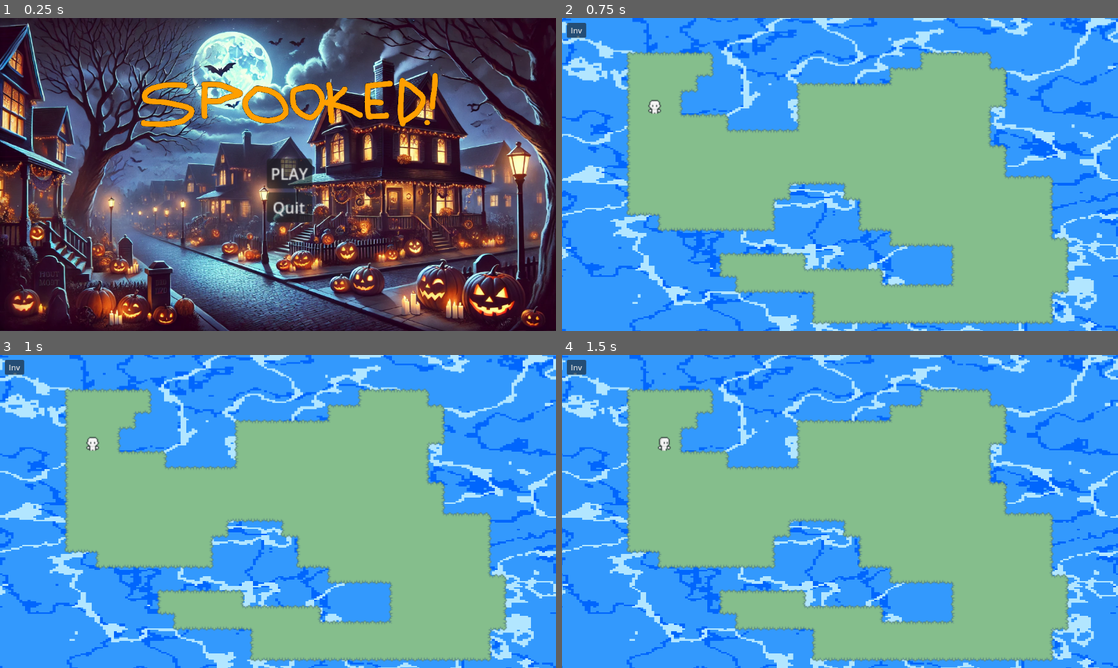
Above: before the commit, frames 1-4 (two rows, left to right).
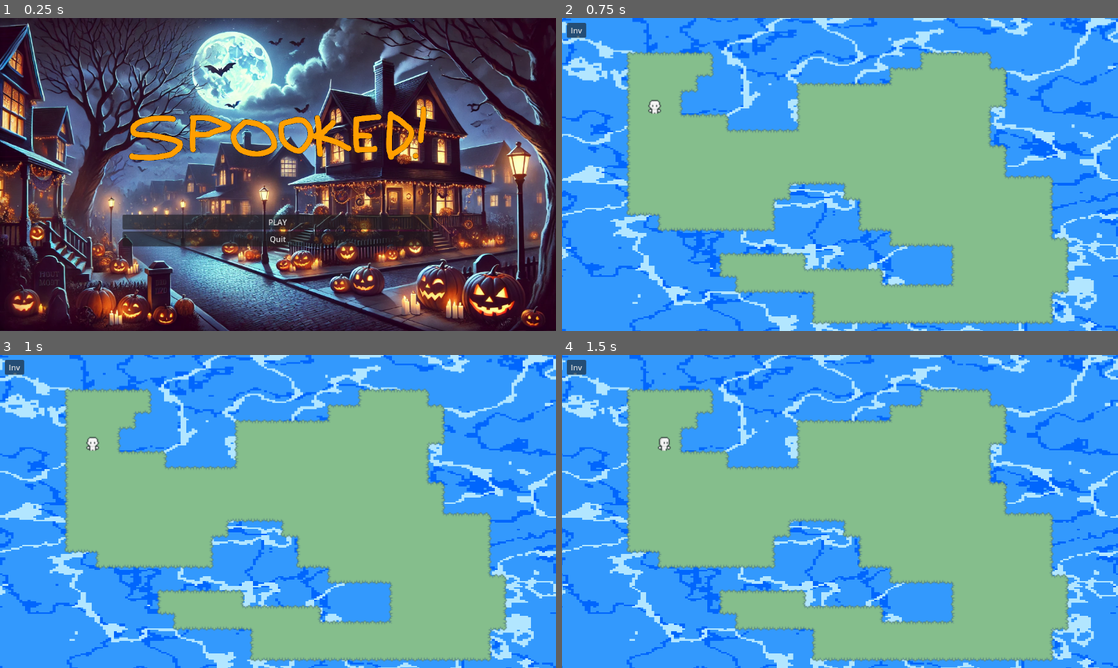
Above: after the commit, the same moments.

Repository: coryo12345/simple-godot-intro
Game: Godot game, scene res://main_menu.tscn
Two runs of this game, one before a commit and one after it. Both use one fixed random seed, a clock stepped at 60 frames per second and the inputs below.
Inputs:
- Up to frame 1 (0.25 s): no input
- Up to frame 2 (0.75 s): click "PLAY" at 0.5 s
- Up to frame 3 (1 s): no input
- Up to frame 4 (1.5 s): hold D (move_right) from 1.28 s (still down)

The runs differ from the first frame. In frame 1, 11% of the frame differs, in the area x 22-79%, y 17-74%; in frame 2, nothing differs; in frame 3, nothing differs; in frame 4, nothing differs.

Commit message:
adjust display

Diff:
--- a/main_menu.tscn
+++ b/main_menu.tscn
@@ -1,9 +1,12 @@
-[gd_scene load_steps=5 format=3 uid="uid://dj2bajyve8n4n"]
+[gd_scene load_steps=6 format=3 uid="uid://dj2bajyve8n4n"]
 
 [ext_resource type="Texture2D" uid="uid://l0mpd6fby5dn" path="res://assets/img/town.png" id="1_2td0u"]
 [ext_resource type="Script" path="res://assets/scripts/main_menu.gd" id="1_kdabs"]
 [ext_resource type="PackedScene" uid="uid://cv5pi8fhbqr0k" path="res://scenes/World.tscn" id="2_hk86v"]
 [ext_resource type="Texture2D" uid="uid://c0ou6uxlswpap" path="res://assets/img/spooked.png" id="4_ewpxg"]
+
+[sub_resource type="StyleBoxEmpty" id="StyleBoxEmpty_o50h1"]
+content_margin_bottom = 100.0
 
 [node name="MainMenu" type="Control"]
 layout_mode = 3
@@ -25,18 +28,6 @@
 texture = ExtResource("1_2td0u")
 expand_mode = 3
 
-[node name="Title" type="TextureRect" parent="."]
-layout_mode = 1
-anchors_preset = 5
-anchor_left = 0.5
-anchor_right = 0.5
-offset_left = -298.0
-offset_top = 107.0
-offset_right = 346.0
-offset_bottom = 234.0
-grow_horizontal = 2
-texture = ExtResource("4_ewpxg")
-
 [node name="VBoxContainer" type="VBoxContainer" parent="."]
 layout_mode = 1
 anchors_preset = 8
@@ -44,12 +35,24 @@
 anchor_top = 0.5
 anchor_right = 0.5
 anchor_bottom = 0.5
+offset_left = -23.5
+offset_top = -33.0
+offset_right = 23.5
+offset_bottom = 33.0
 grow_horizontal = 2
 grow_vertical = 2
-scale = Vector2(2, 2)
+
+[node name="PanelContainer" type="PanelContainer" parent="VBoxContainer"]
+layout_mode = 2
+theme_override_styles/panel = SubResource("StyleBoxEmpty_o50h1")
+
+[node name="Title" type="TextureRect" parent="VBoxContainer/PanelContainer"]
+layout_mode = 2
+texture = ExtResource("4_ewpxg")
 
 [node name="Play" type="Button" parent="VBoxContainer"]
 layout_mode = 2
+size_flags_vertical = 0
 text = "PLAY"
 
 [node name="Quit" type="Button" parent="VBoxContainer"]
